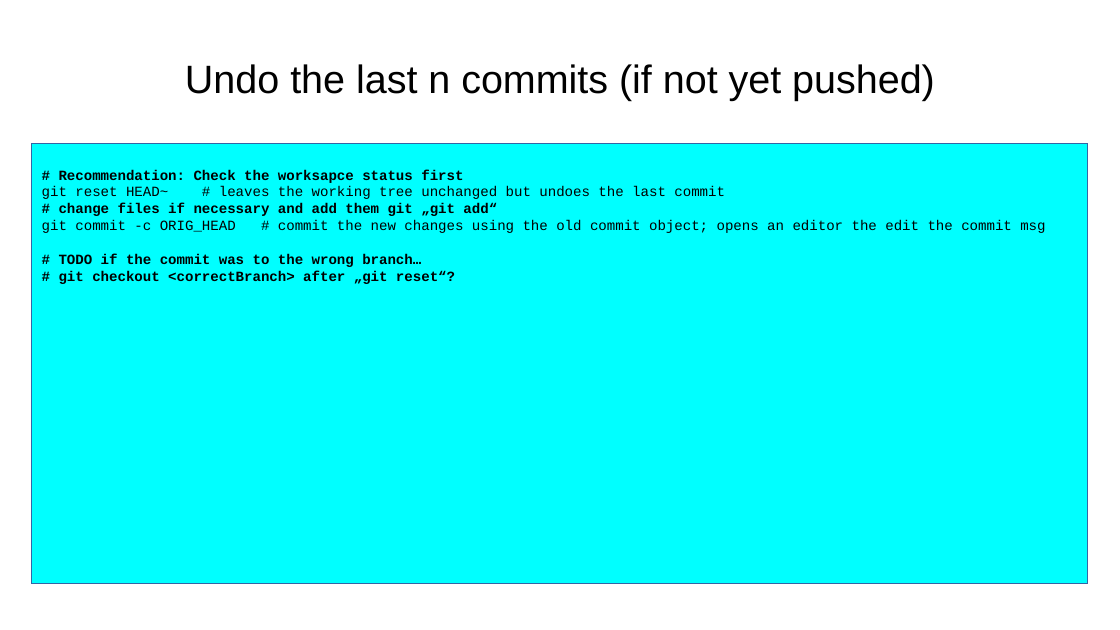
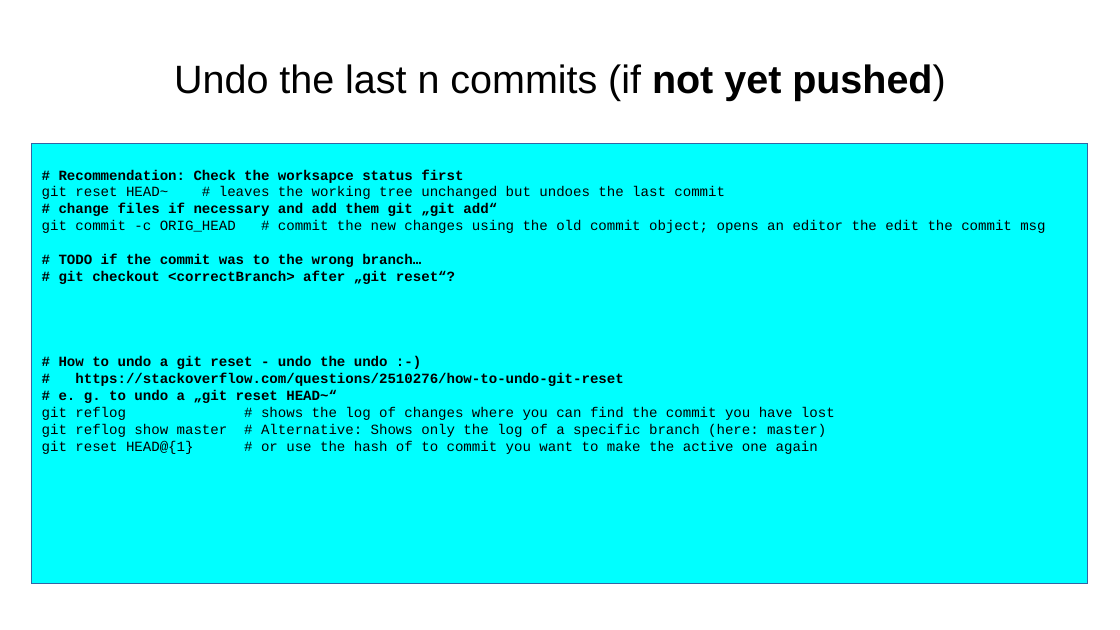
Before and after one commit to aryoda/git_essentials, a slide deck: slide 11 of Introduction to Git collaboration workflows.odp. Drawn at 1120x630 pixels with LibreOffice and Linux fonts; fonts in the diff are those of the drawing. Boxes give left, top, right and bottom in pixels: in the first picture for what was removed or moved away, otherwise in the second. Text is boxed around its words. In the diff, an @@ line names an element or a change of style, - is before the commit and + after.

Commit message:
added git reset: how to undo the undo

```diff
--- a/Introduction to Git collaboration workflows.odp
+++ b/Introduction to Git collaboration workflows.odp
@@ title "Undo the last n commits ..." at bbox=[174, 64, 945, 101]: bold on in "not yet pushed)" @@
@@ text in rectangle at bbox=[42, 356, 835, 454]: paragraphs added @@
+# How to undo a git reset - undo the undo :-)
+# https://stackoverflow.com/questions/2510276/how-to-undo-git-reset
+# e. g. to undo a „git reset HEAD~“
+git reflog # shows the log of changes where you can find the commit you have lost
+git reflog show master # Alternative: Shows only the log of a specific branch (here: master)
+git reset HEAD@{1} # or use the hash of to commit you want to make the active one again
```
Also in this commit, not shown: 4 other slides changed.
